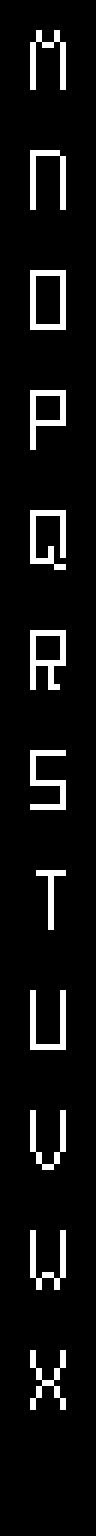
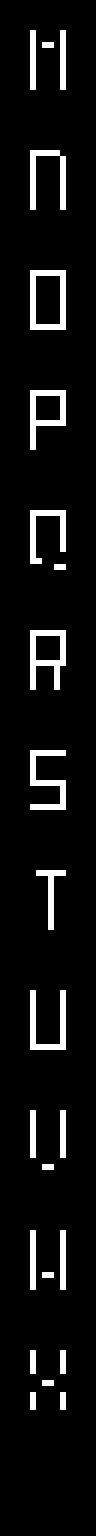
Layered file, before and after one edit (96 x 1536). Changes by layer:
painted on "Background" over <box>30,30,66,1398</box>
